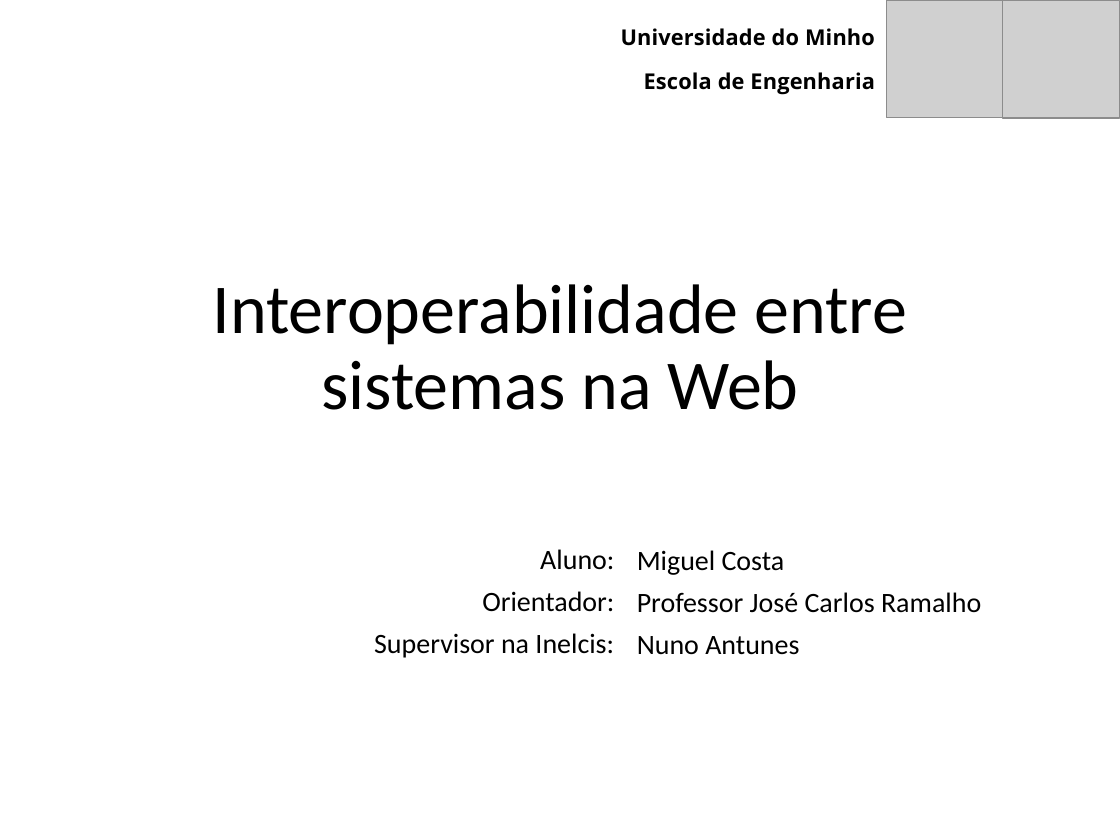
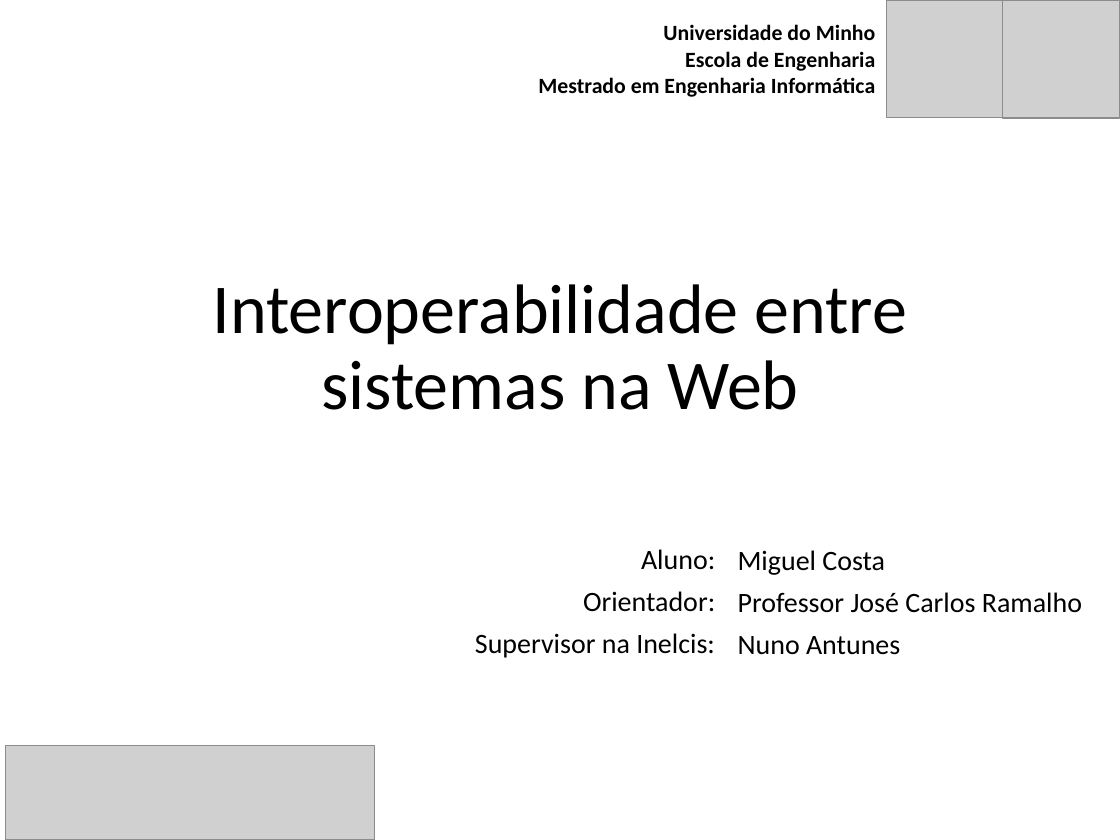
Before and after one commit to MiguelCosta/msc-thesis, a slide deck: slide 9 of doc/Pré-Tese/Apresentação/Pré-Tese.pptx. Drawn at 1120x840 pixels with LibreOffice and Linux fonts; fonts in the diff are those of the drawing; grey boxes stand for pictures. Boxes give left, top, right and bottom in pixels: in the first picture for what was removed or moved away, otherwise in the second. Text is boxed around its words. In the diff, an @@ line names an element or a change of style, - is before the commit and + after.

```diff
--- a/doc/Pré-Tese/Apresentação/Pré-Tese.pptx
+++ b/doc/Pré-Tese/Apresentação/Pré-Tese.pptx
@@ text "Universidade do Minho": place and size @@
-text "Universidade do Minho" at [621, 28, 875, 95]
+text "Universidade do Minho" at [538, 24, 876, 97]
@@ text "Universidade do Minho" at [538, 24, 876, 97]: vertical alignment middle to top @@
@@ text at [663, 24, 876, 71]: font Open Sans to Calibri, letter spacing 0.1 to 0 pt in "Universidade do Minho", "Escola de Engenharia"; less space between paragraphs @@
@@ text at [538, 77, 875, 97]: paragraph added @@
+Mestrado em Engenharia Informática
@@ text "Aluno:": place and size @@
-text "Aluno:" at [374, 549, 614, 658]
+text "Aluno:" at [475, 549, 715, 658]
@@ subtitle "Miguel Costa": place and size @@
-subtitle "Miguel Costa" at [637, 550, 981, 655]
+subtitle "Miguel Costa" at [738, 550, 1082, 655]
@@ picture added at [6, 746, 374, 840] @@
```
Also in this commit, not shown: 7 other slides changed, 1 slide added, 1 slide removed.
